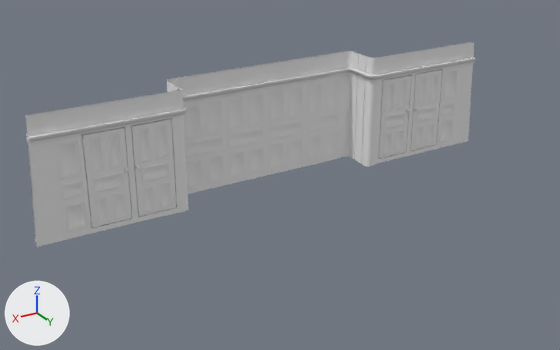
The FBX model Constitution/Content/ship/main/SternWall/SternWall.fbx as it was, and as the next commit left it.
The view is the same before and after, from a 50 mm camera at (44.2, 258.5, 49.9) aimed at (4.7, 192.6, 17.0). Arrows for +X, +Y and +Z are at lower left; the lights stay in place. Where no turn or scale is listed for an object, it has been applied to the vertices. Vertices at the same position are counted once.

Names of what the first picture shows: 'SternWall'.
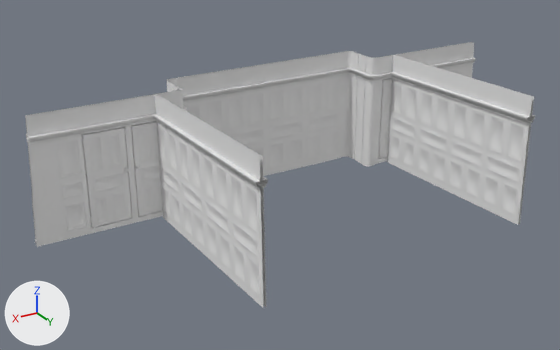
Pixel boxes [x1, y1, x2, y2] of what changed, in the pictures (560 x 350 px):
'SternWall', reshaped (13% wider, 30% taller)
    before: [25, 42, 476, 247]
    after: [25, 42, 535, 308]
part 1 of me_mesh, added
    after: [157, 94, 268, 307]
part 2 of me_mesh, added
    after: [152, 94, 264, 308]
part 3 of me_mesh, added
    after: [395, 55, 535, 224]
part 4 of me_mesh, added
    after: [388, 55, 532, 225]

Patch to the scene script:
```diff
--- a/Constitution/Content/ship/main/SternWall/SternWall.fbx.py
+++ b/Constitution/Content/ship/main/SternWall/SternWall.fbx.py
@@ me_mesh @@
 # used by ob_sternwall; location = (0.0, 0.0, 0.0)
-me_mesh.from_pydata(...)  # 6580 vertices, 8332 faces; spans x -29.5..29.5, y 180.6..186.4, z 11.8..25.9
+me_mesh.from_pydata(...)  # 9548 vertices, 12844 faces; spans x -29.5..29.5, y 180.6..208.2, z 11.8..26.5
+# me_mesh part 1: a new loose piece of 742 vertices spanning x 15.0..15.4, y 185.6..208.2, z 11.9..26.5, in mat_sternwall (white #e7e7e7)
+# me_mesh part 2: a new loose piece of 742 vertices spanning x 15.7..16.1, y 185.6..208.2, z 11.9..26.5, in mat_sternwall (white #e7e7e7)
+# me_mesh part 3: a new loose piece of 742 vertices spanning x -16.1..-15.7, y 185.6..208.2, z 11.9..26.5, in mat_sternwall (white #e7e7e7)
+# me_mesh part 4: a new loose piece of 742 vertices spanning x -15.4..-15.0, y 185.6..208.2, z 11.9..26.5, in mat_sternwall (white #e7e7e7)
 me_mesh.materials.append(mat_sternwall)
```
